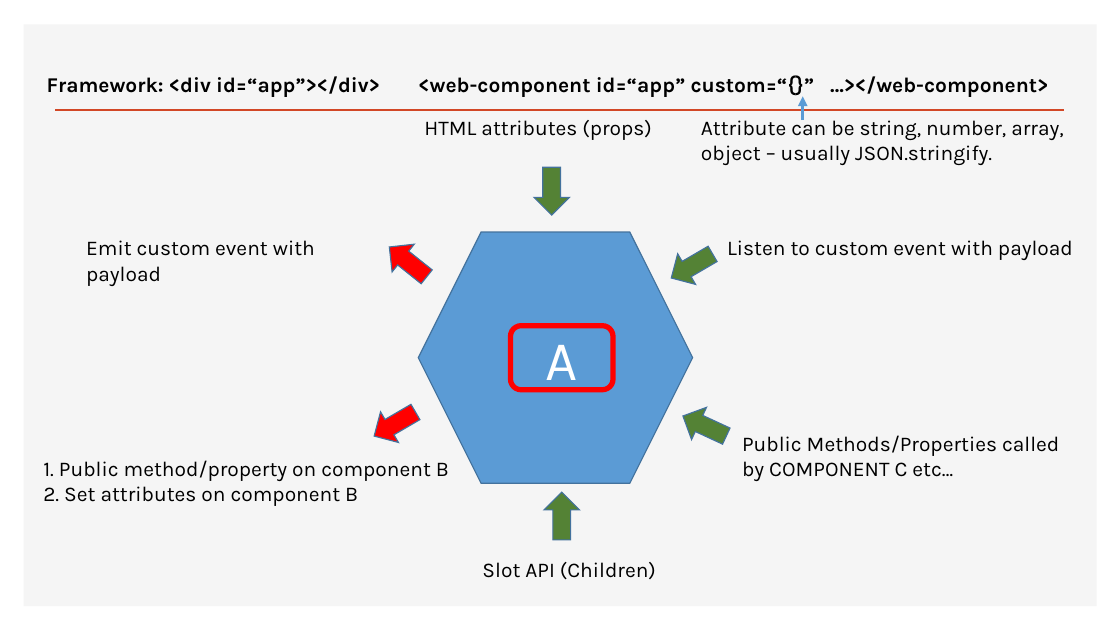
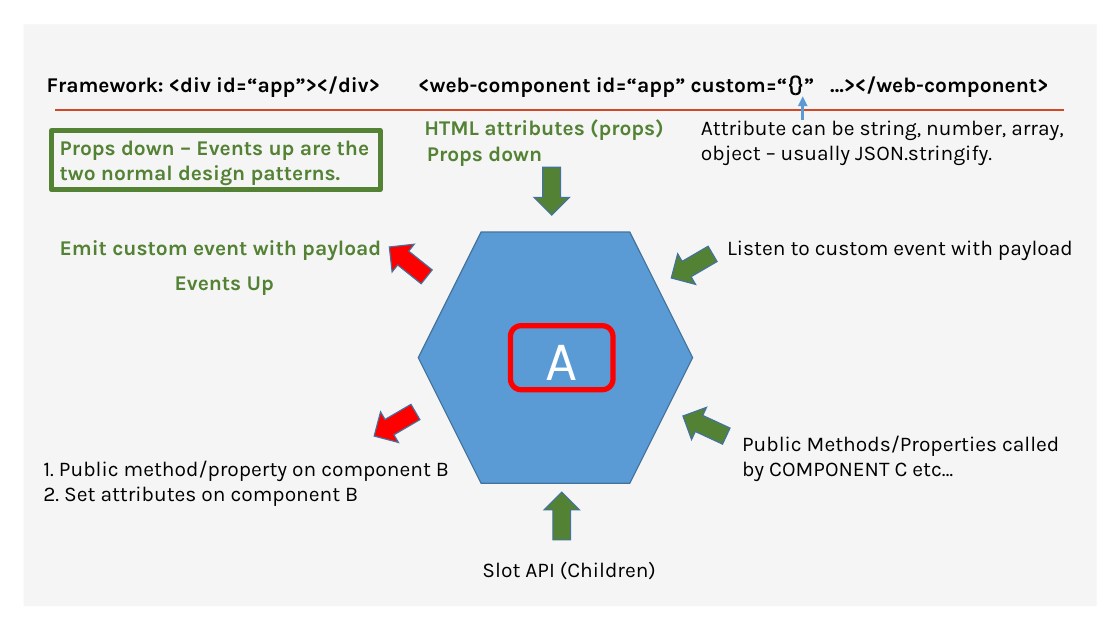
Before and after one commit to Python-Test-Engineer/web-components-v1, a slide deck: slide 32 of SLIDES/talk.pptx. Drawn at 1120x630 pixels with LibreOffice and Linux fonts; fonts in the diff are those of the drawing. Boxes give left, top, right and bottom in pixels: in the first picture for what was removed or moved away, otherwise in the second. Text is boxed around its words. In the diff, an @@ line names an element or a change of style, - is before the commit and + after.

```diff
--- a/SLIDES/talk.pptx
+++ b/SLIDES/talk.pptx
@@ text "HTML attributes (props)" at [424, 119, 664, 140]: text colour #000000 to #548235, bold on @@
@@ rectangle added at [51, 130, 381, 190], outline #548235 4 pt, 18 pt, text #548235, bold @@
+Props down – Events up are the two normal design patterns.
@@ text added at [427, 146, 542, 166], 18 pt, text #548235, bold @@
+Props down
@@ text "Emit custom event with payload" at [60, 240, 381, 260]: text colour #000000 to #548235, bold on @@
@@ text "Emit custom event with payload": place and size @@
-text "Emit custom event with payload" at [86, 240, 315, 286]
+text "Emit custom event with payload" at [60, 240, 381, 260]
@@ text added at [175, 276, 274, 295], 18 pt, text #548235, bold @@
+Events Up
```
Also in this commit, not shown: 10 other slides changed, 2 other files.
